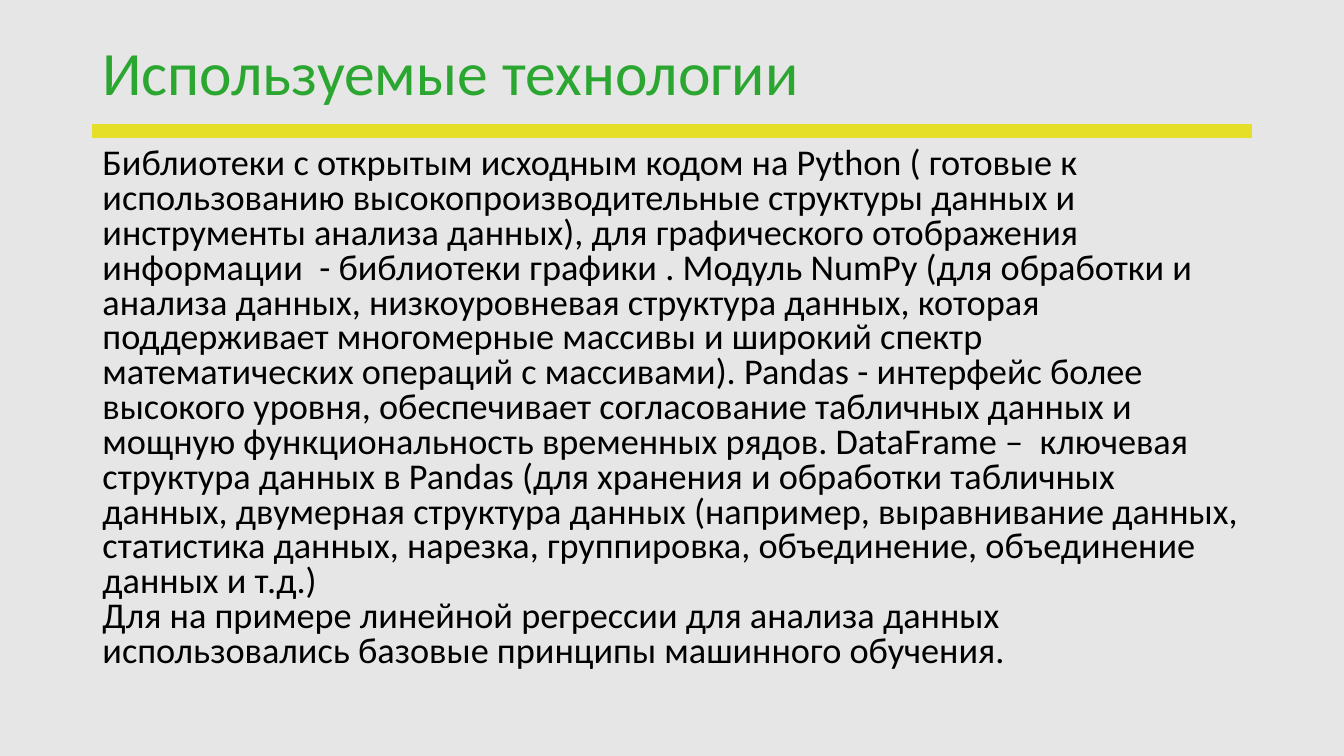
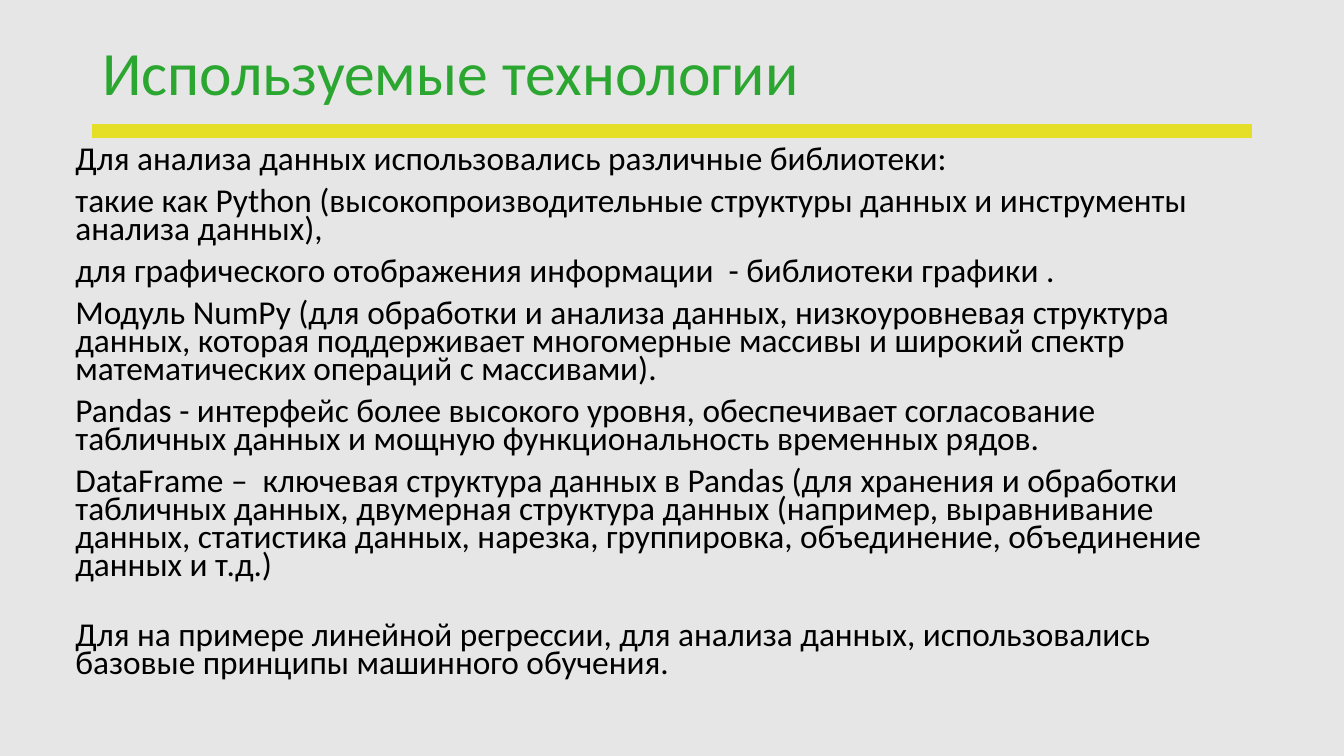
Before and after one commit to Tatiana-tsar/homework, a slide deck: slide 6 of ПЕРЕЗАПУСК_Data Analyst_Царегородцева Татьяна Владимировна.pptx. Drawn at 1344x756 pixels with LibreOffice and Linux fonts; fonts in the diff are those of the drawing; background and template pictures are left out. Boxes give left, top, right and bottom in pixels: in the first picture for what was removed or moved away, otherwise in the second. Text is boxed around its words. In the diff, an @@ line names an element or a change of style, - is before the commit and + after.

```diff
--- a/ПЕРЕЗАПУСК_Data Analyst_Царегородцева Татьяна Владимировна.pptx
+++ b/ПЕРЕЗАПУСК_Data Analyst_Царегородцева Татьяна Владимировна.pptx
@@ text at (75, 147, 1201, 680): text changed; size 25.9 to 23.8 pt @@
-Библиотеки с открытым исходным кодом на Python ( готовые к использованию высокопроизводительные структуры данных и инструменты анализа данных), для графического отображения информации - библиотеки графики . Модуль NumPy (для обработки и анализа данных, низкоуровневая структура данных, которая поддерживает многомерные массивы и широкий спектр математических операций с массивами). Pandas - интерфейс более высокого уровня, обеспечивает согласование табличных данных и мощную функциональность временных рядов. DataFrame – ключевая структура данных в Pandas (для хранения и обработки табличных данных, двумерная структура данных (например, выравнивание данных, статистика данных, нарезка, группировка, объединение, объединение данных и т.д.)
-Для на примере линейной регрессии для анализа данных использовались базовые принципы машинного обучения.
+Для анализа данных использовались различные библиотеки:
+такие как Python (высокопроизводительные структуры данных и инструменты анализа данных),
+для графического отображения информации - библиотеки графики .
+Модуль NumPy (для обработки и анализа данных, низкоуровневая структура данных, которая поддерживает многомерные массивы и широкий спектр математических операций с массивами).
+Pandas - интерфейс более высокого уровня, обеспечивает согласование табличных данных и мощную функциональность временных рядов.
+DataFrame – ключевая структура данных в Pandas (для хранения и обработки табличных данных, двумерная структура данных (например, выравнивание данных, статистика данных, нарезка, группировка, объединение, объединение данных и т.д.)
+Для на примере линейной регрессии, для анализа данных, использовались базовые принципы машинного обучения.
```
Also in this commit, not shown: 5 other slides changed, 2 other files.
